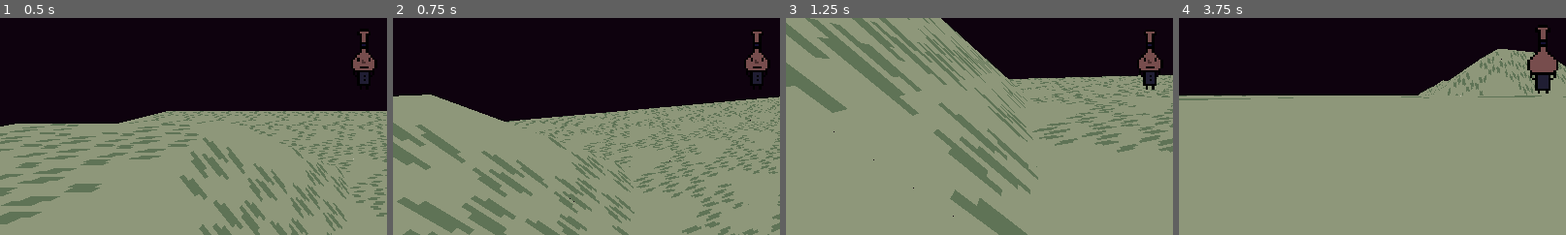
Above: before the commit, frames 1-4 (left to right).
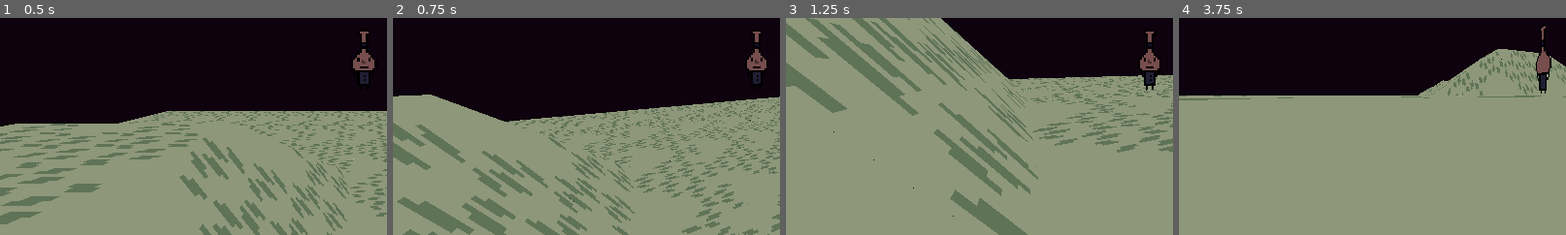
Above: after the commit, the same moments.

Repository: Phil-Nettekoven/gd-portfolio-site
Game: Godot game, scene res://scenes/world_1/world_1.tscn
Same seed, same stepped clock (60 frames per second), same inputs: the game is played once before the commit and once after it.
Inputs (mouse positions are % of the whole screen's width and height, from its top left):
- Up to frame 1 (0.5 s): no input
- Up to frame 2 (0.75 s): move the mouse to (55, 50) at 0.52 s; hold W (up) from 0.53 s (still down); hold Right mouse button (lock_camera) from 0.53 s (still down)
- Up to frame 3 (1.25 s): keep holding W (up); keep holding Right mouse button (lock_camera); tap Space (jump) at 0.77, 0.8, 1.07 s
- Up to frame 4 (3.75 s): keep holding W (up); move the mouse to (45, 50) at 1.27 s; release Right mouse button (lock_camera) at 1.28 s; tap Space (jump) at 1.35, 1.52, 1.82, 2.3, 3.02, 3.32 s; right-click (45, 50) at 1.55 s; move the mouse to (52, 48) at 2.02 s; hold Right mouse button (lock_camera) 2.03-2.78 s; move the mouse to (49, 52) at 2.77 s; tap Shift (sprint) at 2.85 s; right-click (49, 52) at 3.05 s; move the mouse to (57, 51) at 3.52 s; hold Right mouse button (lock_camera) from 3.53 s (still down)
The pictures show only the part of the screen within x 3-53%, y 40-90%; the shares and areas given below are measured in that part.

Frame 1 is identical in both runs. In frame 2, less than 0.1% of the frame differs, in the area x 91-97%, y 6-31%; in frame 3, 0.1%; in frame 4, 0.7%, in the area x 89-98%, y 3-35%.

Commit message:
ro tation

Diff:
--- a/characters/player/camera_pivot.gd
+++ b/characters/player/camera_pivot.gd
@@ -2,23 +2,47 @@
 
 @export_range(0.0, 1.0) var mouse_sensitivity:float = 0.005
 @export var tilt_limit:float = deg_to_rad(75)
+
+signal locked_camera_pivot(value:Vector2)
+signal camera_locked
+signal camera_unlocked
+
+var is_camera_locked:bool = false
 
 # Called when the node enters the scene tree for the first time.
 func _ready() -> void:
 	pass
 
 func _unhandled_input(event: InputEvent) -> void:
-	print(event is InputEventScreenTouch || event is InputEventScreenDrag)
-	if Input.is_action_pressed("lock_camera"):
-		return
+	#print(event is InputEventScreenTouch || event is InputEventScreenDrag)
 	if event is not InputEventMouseMotion:
 		return
-
 
 	if Globals.OS_TYPE == "web_desktop" && (Input.mouse_mode != Input.MOUSE_MODE_CAPTURED):
 		Input.set_mouse_mode(Input.MOUSE_MODE_CAPTURED)
 
+	if is_camera_locked:
+		locked_camera(event)
+	else:
+		free_camera(event)
+
+func _input(_event: InputEvent) -> void:
+	if Input.is_action_just_pressed("lock_camera"):
+		camera_locked.emit()
+		is_camera_locked = true
+	elif Input.is_action_just_released("lock_camera"):
+		camera_unlocked.emit()
+		is_camera_locked = false
+
+func free_camera(event: InputEvent)->void:
 	rotation.x -= event.relative.y * mouse_sensitivity
-	# Prevent the camera from rotating too far up or down.
 	rotation.x = clampf(rotation.x, -tilt_limit, tilt_limit)
 	rotation.y += -event.relative.x * mouse_sensitivity
+
+func locked_camera(event: InputEvent)->void:
+	var camera_pivot:Vector2 = Vector2.ZERO
+
+	camera_pivot.x = event.relative.y * mouse_sensitivity
+	camera_pivot.y = -event.relative.x * mouse_sensitivity
+
+	locked_camera_pivot.emit(camera_pivot)
--- a/characters/player/player.gd
+++ b/characters/player/player.gd
@@ -2,7 +2,9 @@
 
 @onready var jump_timer:Timer = $jump_timer
 @onready var camera:Camera3D = %camera
-var can_jump:bool = true
+@onready var camera_pivot:Node3D = $camera_pivot
+@onready var sprite:AnimatedSprite3D = $AnimatedSprite3D
+var rotation_velocity:Vector2 = Vector2.ZERO
 
 @onready var starting_pos:Vector3 = self.global_position
 var prev_velocity:Vector3 = Vector3.ZERO
@@ -18,6 +20,9 @@
 var touched_ground:bool = false
 
 func _ready() -> void:
+	camera_pivot.locked_camera_pivot.connect(_on_locked_camera_pivot)
+	camera_pivot.camera_locked.connect(_on_camera_locked)
+	camera_pivot.camera_unlocked.connect(_on_camera_unlocked)
 	velocity.y = -20
 
 func free_movement(_delta:float)->void:
@@ -103,14 +108,8 @@
 
 	state = new_state
 
-func _on_timer_timeout() -> void:
-	can_jump = true
+func _process(delta: float) -> void:
 
-func _process(delta: float) -> void:
-	if Input.is_action_just_pressed("reset"):
-		reset()
-	if Input.is_action_just_pressed("quit") && OS.has_feature("editor"):
-		get_tree().quit()
 	if state == STATE.free:
 		free_movement(delta)
 	else: ##DISABLED
@@ -118,6 +117,40 @@
 
 	handle_animations()
 
+	if camera_pivot.is_camera_locked:
+		rotate_sprite(delta)
+
+func rotate_sprite(_delta:float) ->void:
+	sprite.rotation.x = move_toward(sprite.rotation.x, rotation_velocity.x, _delta * 30)
+	sprite.rotation.y = move_toward(sprite.rotation.y, rotation_velocity.y, _delta * 30)
+
+func _input(_event: InputEvent) -> void:
+	if Input.is_action_just_pressed("reset"):
+		reset()
+	elif Input.is_action_just_pressed("quit") && OS.has_feature("editor"):
+		get_tree().quit()
+
+func _on_camera_locked()->void:
+	sprite.rotation.x = 0
+
+	rotation_velocity.x = sprite.rotation.x
+	rotation_velocity.y = sprite.rotation.y
+
+	rotation_velocity = Vector2.ZERO
+	sprite.billboard = BaseMaterial3D.BILLBOARD_DISABLED
+
+func _on_camera_unlocked()->void:
+	sprite.billboard = BaseMaterial3D.BILLBOARD_FIXED_Y
+	sprite.rotation.x = 0
+	sprite.rotation.y = camera_pivot.rotation.y
+
+	rotation_velocity.x = sprite.rotation.x
+	rotation_velocity.y = sprite.rotation.y
+
+func _on_locked_camera_pivot(pivot_value:Vector2) ->void:
+	rotation_velocity -= pivot_value * 10
+
+
 func reset()->void:
 	self.global_position = starting_pos
 	velocity = Vector3.ZERO
--- a/characters/player/player.tscn
+++ b/characters/player/player.tscn
@@ -128,9 +128,6 @@
 autoplay = "idle_down"
 metadata/_edit_lock_ = true
 
-[node name="jump_timer" type="Timer" parent="."]
-one_shot = true
-
 [node name="camera_pivot" type="Node3D" parent="."]
 script = ExtResource("3_exd8k")
 metadata/_edit_lock_ = true
@@ -144,5 +141,3 @@
 unique_name_in_owner = true
 fov = 90.0
 metadata/_edit_lock_ = true
-
-[connection signal="timeout" from="jump_timer" to="." method="_on_timer_timeout"]
--- a/project.godot
+++ b/project.godot
@@ -17,7 +17,7 @@
 
 [audio]
 
-buses/default_bus_layout=""
+buses/default_bus_layout="uid://ta1fi6jre5c0"
 
 [autoload]
 
--- a/sounds/bgm_mgr.tscn
+++ b/sounds/bgm_mgr.tscn
@@ -65,15 +65,19 @@
 
 [node name="drums" type="AudioStreamPlayer" parent="."]
 pitch_scale = 0.01
+bus = &"Music"
 
 [node name="bass" type="AudioStreamPlayer" parent="."]
 pitch_scale = 0.01
+bus = &"Music"
 
 [node name="chords" type="AudioStreamPlayer" parent="."]
 pitch_scale = 0.01
+bus = &"Music"
 
 [node name="leads" type="AudioStreamPlayer" parent="."]
 pitch_scale = 0.01
+bus = &"Music"
 
 [node name="AnimationPlayer" type="AnimationPlayer" parent="."]
 libraries = {
--- a/sounds/default_bus_layout.tres
+++ b/sounds/default_bus_layout.tres
@@ -5,5 +5,5 @@
 bus/1/solo = false
 bus/1/mute = false
 bus/1/bypass_fx = false
-bus/1/volume_db = 0.0
+bus/1/volume_db = -80.0
 bus/1/send = &"Master"
Not shown, changed: index.html
Not shown, changed: index.js
Not shown, changed: index.pck
Not shown, changed: index.wasm
